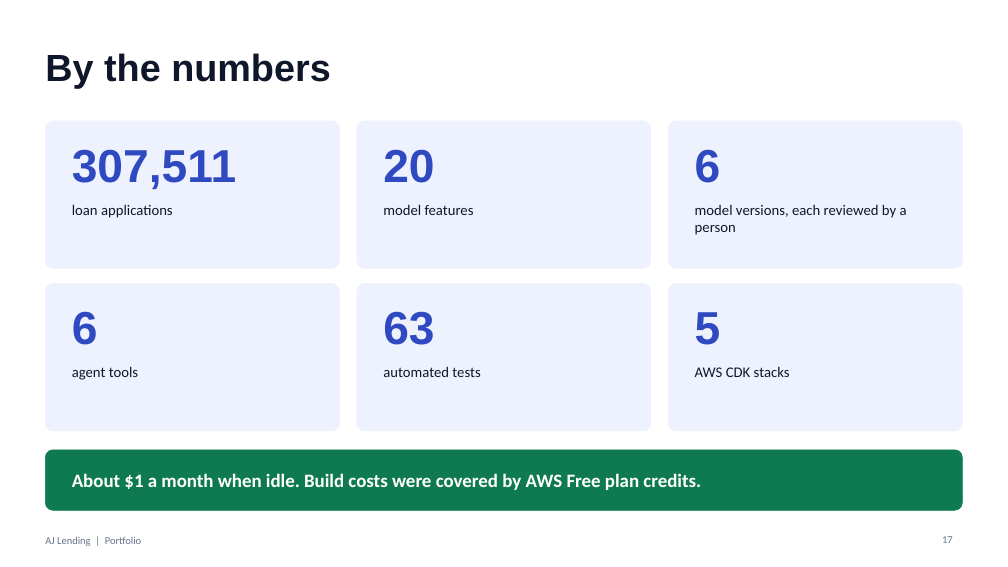
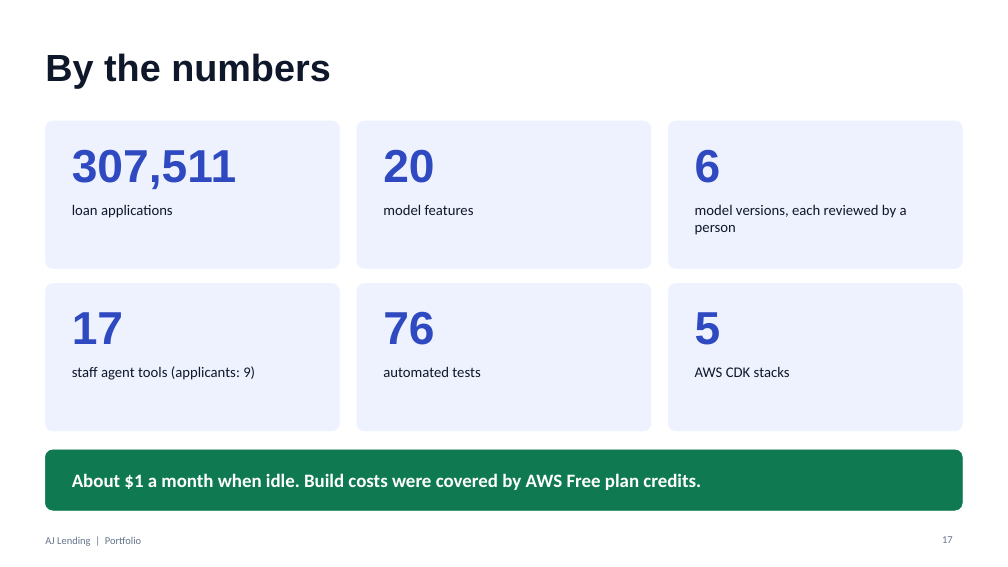
Before and after one commit to jyothsnaanne/AJ-Lending-showcase-, a slide deck: slide 17 of docs/AJ_Lending_Portfolio.pptx. Drawn at 1008x567 pixels with LibreOffice and Linux fonts; fonts in the diff are those of the drawing. Boxes give left, top, right and bottom in pixels: in the first picture for what was removed or moved away, otherwise in the second. Text is boxed around its words. In the diff, an @@ line names an element or a change of style, - is before the commit and + after.

```diff
--- a/docs/AJ_Lending_Portfolio.pptx
+++ b/docs/AJ_Lending_Portfolio.pptx
@@ text at (72,312,123,344): text changed @@
-6
+17
@@ text at (383,311,434,345): text changed @@
-63
+76
@@ text at (72,366,255,380): text changed @@
-agent tools
+staff agent tools (applicants: 9)
```
Also in this commit, not shown: 5 other slides changed, 2 slides added, 2 slides removed, 2 other files.
